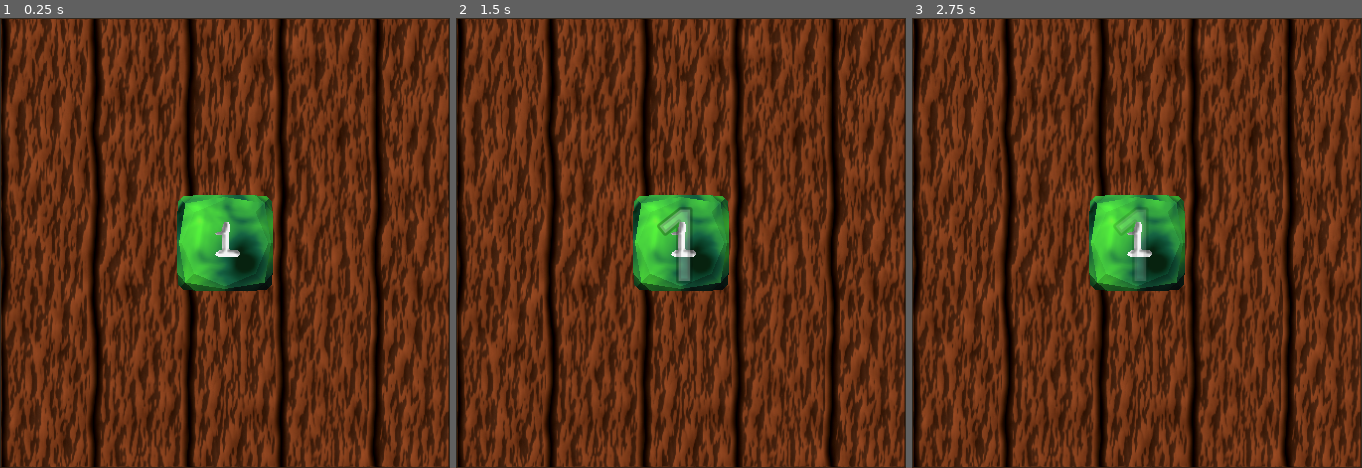
Above: before the commit, frames 1-3 (left to right).
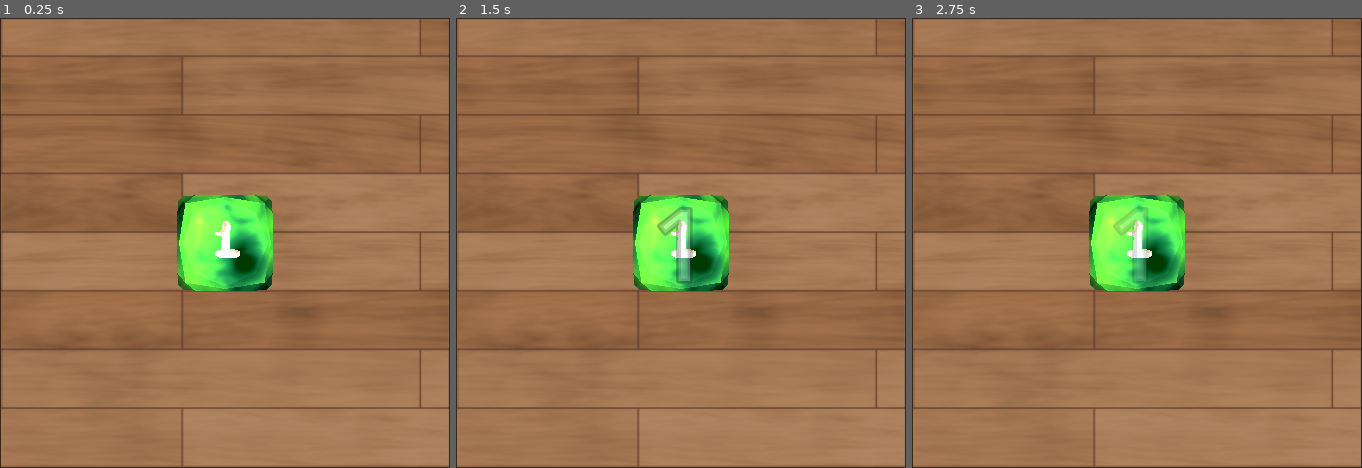
Above: after the commit, the same moments.

Repository: A31Nesta/OptiDice
Game: Godot game, scene res://scn/Dice2.tscn
The game is run twice, just before and just after one commit, with the same random seed, the same clock (stepped at 60 frames per second) and the same inputs.
Inputs (mouse positions are in pixels of both pictures, inside the frame that each line leads up to):
- Up to frame 1 (0.25 s): no input
- Up to frame 2 (1.5 s): tap Enter at 0.5 s; move the mouse to (780, 220) at 0.52 s; click (780, 220) at 0.67 s; move the mouse to (591, 265) at 1.27 s; click (591, 265) at 1.42 s
- Up to frame 3 (2.75 s): tap Space at 2 s; move the mouse to (1182, 144) at 2.02 s; click (1182, 144) at 2.17 s

The runs differ from the first frame. In frame 1, 99% of the frame differs, in the area x 0-100%, y 0-100%; in frame 2, 99%; in frame 3, 99%.

Commit message:
overhaul graphics

Diff:
--- a/DiceObjects/coin.tscn
+++ b/DiceObjects/coin.tscn
@@ -1,7 +1,7 @@
 [gd_scene load_steps=5 format=3 uid="uid://c24wlwrq0dsdl"]
 
 [ext_resource type="Script" path="res://scn/DieController.gd" id="1_35evc"]
-[ext_resource type="Material" uid="uid://idlowosrwaq1" path="res://Dice/Materials/Coin.tres" id="2_ij3ir"]
+[ext_resource type="Material" uid="uid://cn8hj6p2l0sx2" path="res://Shaders/shader_coin.tres" id="2_xr4cv"]
 [ext_resource type="ArrayMesh" uid="uid://bcwjylnvoqfwp" path="res://Dice/coin/coin.obj" id="3_7s6l3"]
 
 [sub_resource type="ConvexPolygonShape3D" id="ConvexPolygonShape3D_c8dbf"]
@@ -15,7 +15,7 @@
 
 [node name="Mdl" type="MeshInstance3D" parent="."]
 transform = Transform3D(1.5, 0, 0, 0, 1.5, 0, 0, 0, 1.5, 0, 0, 0)
-material_override = ExtResource("2_ij3ir")
+material_override = ExtResource("2_xr4cv")
 mesh = ExtResource("3_7s6l3")
 
 [node name="CollisionShape3D" type="CollisionShape3D" parent="."]
--- a/DiceObjects/d100_rb.tscn
+++ b/DiceObjects/d100_rb.tscn
@@ -1,16 +1,10 @@
-[gd_scene load_steps=8 format=3 uid="uid://bts7dufpws2fa"]
+[gd_scene load_steps=7 format=3 uid="uid://bts7dufpws2fa"]
 
 [ext_resource type="Script" path="res://scn/DieController.gd" id="1_tkmt3"]
+[ext_resource type="Material" uid="uid://em1uf3y3prda" path="res://Shaders/shader_rad.tres" id="2_dn7mk"]
 [ext_resource type="ArrayMesh" uid="uid://dtn2yl1vjy45k" path="res://Dice/D10/D10.obj" id="2_mh11r"]
-[ext_resource type="Texture2D" uid="uid://8c4tpm8sosxm" path="res://Dice/D10/D10-L-Rad.png" id="3_e2fsb"]
-[ext_resource type="Material" uid="uid://djt75ywjw4ipc" path="res://Dice/nums.tres" id="4_eqyus"]
+[ext_resource type="Material" uid="uid://dq2frxlmu7718" path="res://Shaders/shader_nums.tres" id="4_uwi01"]
 [ext_resource type="ArrayMesh" uid="uid://t3tp3ht1norm" path="res://Dice/D10/D100n.obj" id="5_57ye8"]
-
-[sub_resource type="StandardMaterial3D" id="StandardMaterial3D_yaa3c"]
-shading_mode = 2
-diffuse_mode = 1
-specular_mode = 2
-albedo_texture = ExtResource("3_e2fsb")
 
 [sub_resource type="ConvexPolygonShape3D" id="ConvexPolygonShape3D_omi1b"]
 points = PackedVector3Array(-0.0219502, -0.125049, 1.24981, -1.26362e-05, -1.25, -9.50098e-05, 0.734665, 0.124804, 1.01 …(285 unchanged characters)…
@@ -24,11 +18,11 @@
 values = [10, 20, 30, 40, 50, 60, 70, 80, 90, 0]
 
 [node name="Mdl" type="MeshInstance3D" parent="."]
-material_override = SubResource("StandardMaterial3D_yaa3c")
+material_override = ExtResource("2_dn7mk")
 mesh = ExtResource("2_mh11r")
 
 [node name="D100n" type="MeshInstance3D" parent="Mdl"]
-material_override = ExtResource("4_eqyus")
+material_override = ExtResource("4_uwi01")
 mesh = ExtResource("5_57ye8")
 skeleton = NodePath("../..")
 
--- a/DiceObjects/d10_rb.tscn
+++ b/DiceObjects/d10_rb.tscn
@@ -1,16 +1,10 @@
-[gd_scene load_steps=8 format=3 uid="uid://baiqk7xgo1yb4"]
+[gd_scene load_steps=7 format=3 uid="uid://baiqk7xgo1yb4"]
 
 [ext_resource type="Script" path="res://scn/DieController.gd" id="1_cpmq6"]
 [ext_resource type="ArrayMesh" uid="uid://dtn2yl1vjy45k" path="res://Dice/D10/D10.obj" id="2_fy5g6"]
-[ext_resource type="Texture2D" uid="uid://8c4tpm8sosxm" path="res://Dice/D10/D10-L-Rad.png" id="3_77q5x"]
-[ext_resource type="Material" uid="uid://djt75ywjw4ipc" path="res://Dice/nums.tres" id="4_1dvv0"]
+[ext_resource type="Material" uid="uid://em1uf3y3prda" path="res://Shaders/shader_rad.tres" id="2_vsns7"]
+[ext_resource type="Material" uid="uid://dq2frxlmu7718" path="res://Shaders/shader_nums.tres" id="4_s073l"]
 [ext_resource type="ArrayMesh" uid="uid://cl86ar28lq6dc" path="res://Dice/D10/D10n.obj" id="5_ivy34"]
-
-[sub_resource type="StandardMaterial3D" id="StandardMaterial3D_gmiwy"]
-shading_mode = 2
-diffuse_mode = 1
-specular_mode = 2
-albedo_texture = ExtResource("3_77q5x")
 
 [sub_resource type="ConvexPolygonShape3D" id="ConvexPolygonShape3D_hbt3i"]
 points = PackedVector3Array(-0.0219502, -0.125049, 1.24981, -1.26362e-05, -1.25, -9.50098e-05, 0.734665, 0.124804, 1.01 …(285 unchanged characters)…
@@ -24,11 +18,11 @@
 values = [1, 2, 3, 4, 5, 6, 7, 8, 9, 0]
 
 [node name="Mdl" type="MeshInstance3D" parent="."]
-material_override = SubResource("StandardMaterial3D_gmiwy")
+material_override = ExtResource("2_vsns7")
 mesh = ExtResource("2_fy5g6")
 
 [node name="D10n" type="MeshInstance3D" parent="Mdl"]
-material_override = ExtResource("4_1dvv0")
+material_override = ExtResource("4_s073l")
 mesh = ExtResource("5_ivy34")
 skeleton = NodePath("../..")
 
--- a/DiceObjects/d12_rb.tscn
+++ b/DiceObjects/d12_rb.tscn
@@ -1,16 +1,10 @@
-[gd_scene load_steps=8 format=3 uid="uid://dasq4pg8dxfjc"]
+[gd_scene load_steps=7 format=3 uid="uid://dasq4pg8dxfjc"]
 
 [ext_resource type="Script" path="res://scn/DieController.gd" id="1_hml6g"]
-[ext_resource type="Texture2D" uid="uid://cctttor61vork" path="res://Dice/D12/D12-L-Rad.png" id="2_5rmv3"]
+[ext_resource type="Material" uid="uid://em1uf3y3prda" path="res://Shaders/shader_rad.tres" id="2_sx6wg"]
 [ext_resource type="ArrayMesh" uid="uid://beq5ks848ey6k" path="res://Dice/D12/D12.obj" id="3_b43g7"]
-[ext_resource type="Material" uid="uid://djt75ywjw4ipc" path="res://Dice/nums.tres" id="4_7nojb"]
+[ext_resource type="Material" uid="uid://dq2frxlmu7718" path="res://Shaders/shader_nums.tres" id="4_mw5ay"]
 [ext_resource type="ArrayMesh" uid="uid://bymdoayxfxw45" path="res://Dice/D12/D12n.obj" id="5_1wjpa"]
-
-[sub_resource type="StandardMaterial3D" id="StandardMaterial3D_uvxnf"]
-shading_mode = 2
-diffuse_mode = 1
-specular_mode = 2
-albedo_texture = ExtResource("2_5rmv3")
 
 [sub_resource type="ConvexPolygonShape3D" id="ConvexPolygonShape3D_ccjte"]
 points = PackedVector3Array(0, 1.40126, 0.53521, 0.53521, 0, 1.40126, 0.865773, 0.865773, 0.865773, 1.40126, 0.53521, 0 …(430 unchanged characters)…
@@ -24,11 +18,11 @@
 values = [1, 2, 3, 4, 5, 6, 7, 8, 9, 10, 11, 12]
 
 [node name="Mdl" type="MeshInstance3D" parent="."]
-material_override = SubResource("StandardMaterial3D_uvxnf")
+material_override = ExtResource("2_sx6wg")
 mesh = ExtResource("3_b43g7")
 
 [node name="D12n" type="MeshInstance3D" parent="Mdl"]
-material_override = ExtResource("4_7nojb")
+material_override = ExtResource("4_mw5ay")
 mesh = ExtResource("5_1wjpa")
 skeleton = NodePath("../..")
 
--- a/DiceObjects/d20_rb.tscn
+++ b/DiceObjects/d20_rb.tscn
@@ -1,16 +1,10 @@
-[gd_scene load_steps=8 format=3 uid="uid://vfuin508ias1"]
+[gd_scene load_steps=7 format=3 uid="uid://vfuin508ias1"]
 
 [ext_resource type="Script" path="res://scn/DieController.gd" id="1_ihcki"]
-[ext_resource type="Texture2D" uid="uid://cy1vi6tlg6vk7" path="res://Dice/D20/D20-L-Rad.png" id="2_w6u8a"]
+[ext_resource type="Material" uid="uid://em1uf3y3prda" path="res://Shaders/shader_rad.tres" id="2_ve7v5"]
 [ext_resource type="ArrayMesh" uid="uid://cucfambeg4yc6" path="res://Dice/D20/D20.obj" id="3_3m8y7"]
-[ext_resource type="Material" uid="uid://djt75ywjw4ipc" path="res://Dice/nums.tres" id="4_6bofr"]
+[ext_resource type="Material" uid="uid://dq2frxlmu7718" path="res://Shaders/shader_nums.tres" id="4_xvk5n"]
 [ext_resource type="ArrayMesh" uid="uid://b8vijk161tyq1" path="res://Dice/D20/D20n.obj" id="5_y03pk"]
-
-[sub_resource type="StandardMaterial3D" id="StandardMaterial3D_yt2an"]
-shading_mode = 2
-diffuse_mode = 1
-specular_mode = 2
-albedo_texture = ExtResource("2_w6u8a")
 
 [sub_resource type="ConvexPolygonShape3D" id="ConvexPolygonShape3D_eyykk"]
 points = PackedVector3Array(0.788367, 1.27598, 0, 1.27598, 0, -0.788617, 0, 0.788367, -1.27598, -0.788617, 1.27598, 0,  …(184 unchanged characters)…
@@ -24,11 +18,11 @@
 values = [1, 2, 3, 4, 5, 6, 7, 8, 9, 10, 11, 12, 13, 14, 15, 16, 17, 18, 19, 20]
 
 [node name="Mdl" type="MeshInstance3D" parent="."]
-material_override = SubResource("StandardMaterial3D_yt2an")
+material_override = ExtResource("2_ve7v5")
 mesh = ExtResource("3_3m8y7")
 
 [node name="D20n" type="MeshInstance3D" parent="Mdl"]
-material_override = ExtResource("4_6bofr")
+material_override = ExtResource("4_xvk5n")
 mesh = ExtResource("5_y03pk")
 skeleton = NodePath("../..")
 
--- a/DiceObjects/d4_rb.tscn
+++ b/DiceObjects/d4_rb.tscn
@@ -1,16 +1,10 @@
-[gd_scene load_steps=8 format=3 uid="uid://c4cjrnvakqtd5"]
+[gd_scene load_steps=7 format=3 uid="uid://c4cjrnvakqtd5"]
 
 [ext_resource type="Script" path="res://scn/DieController.gd" id="1_2k7k7"]
-[ext_resource type="Texture2D" uid="uid://b813g0n0u1krs" path="res://Dice/D4/D4-L-Rad.png" id="2_3nig2"]
+[ext_resource type="Material" uid="uid://em1uf3y3prda" path="res://Shaders/shader_rad.tres" id="2_wo0y0"]
 [ext_resource type="ArrayMesh" uid="uid://tmhmd2ksde1k" path="res://Dice/D4/D4.obj" id="3_iwjip"]
-[ext_resource type="Material" uid="uid://djt75ywjw4ipc" path="res://Dice/nums.tres" id="4_tyvbf"]
+[ext_resource type="Material" uid="uid://dq2frxlmu7718" path="res://Shaders/shader_nums.tres" id="4_po7mi"]
 [ext_resource type="ArrayMesh" uid="uid://dl2pxya735r36" path="res://Dice/D4/D4n.obj" id="5_1xyqm"]
-
-[sub_resource type="StandardMaterial3D" id="StandardMaterial3D_0utp1"]
-shading_mode = 2
-diffuse_mode = 1
-specular_mode = 2
-albedo_texture = ExtResource("2_3nig2")
 
 [sub_resource type="ConvexPolygonShape3D" id="ConvexPolygonShape3D_gohv1"]
 points = PackedVector3Array(1.41421, -0.5, 0, -0.707107, -0.5, 1.22475, -0.707107, -0.5, -1.22475, -6.9201e-05, 1.5, 0)
@@ -24,11 +18,11 @@
 values = [1, 2, 3, 4]
 
 [node name="Mdl" type="MeshInstance3D" parent="."]
-material_override = SubResource("StandardMaterial3D_0utp1")
+material_override = ExtResource("2_wo0y0")
 mesh = ExtResource("3_iwjip")
 
 [node name="D4n" type="MeshInstance3D" parent="Mdl"]
-material_override = ExtResource("4_tyvbf")
+material_override = ExtResource("4_po7mi")
 mesh = ExtResource("5_1xyqm")
 skeleton = NodePath("../..")
 
--- a/DiceObjects/d6_rb.tscn
+++ b/DiceObjects/d6_rb.tscn
@@ -1,16 +1,10 @@
-[gd_scene load_steps=8 format=3 uid="uid://buaiqsd1s5hj3"]
+[gd_scene load_steps=7 format=3 uid="uid://buaiqsd1s5hj3"]
 
 [ext_resource type="Script" path="res://scn/DieController.gd" id="1_6t6n5"]
-[ext_resource type="Texture2D" uid="uid://baubqldpwv7y7" path="res://Dice/D6/D6-L-Rad.png" id="2_iwtt7"]
+[ext_resource type="Material" uid="uid://em1uf3y3prda" path="res://Shaders/shader_rad.tres" id="2_b1nuw"]
 [ext_resource type="ArrayMesh" uid="uid://dqu8fdtf224hi" path="res://Dice/D6/D6.obj" id="3_rw4jk"]
-[ext_resource type="Material" uid="uid://djt75ywjw4ipc" path="res://Dice/nums.tres" id="4_4ga0b"]
+[ext_resource type="Material" uid="uid://dq2frxlmu7718" path="res://Shaders/shader_nums.tres" id="4_dbrwa"]
 [ext_resource type="ArrayMesh" uid="uid://nspu1o2jhthk" path="res://Dice/D6/D6n.obj" id="5_fwlxs"]
-
-[sub_resource type="StandardMaterial3D" id="StandardMaterial3D_rb0y8"]
-shading_mode = 2
-diffuse_mode = 1
-specular_mode = 2
-albedo_texture = ExtResource("2_iwtt7")
 
 [sub_resource type="BoxShape3D" id="BoxShape3D_qkwm8"]
 size = Vector3(2, 2, 2)
@@ -24,11 +18,11 @@
 values = [1, 2, 3, 4, 5, 6]
 
 [node name="Mdl" type="MeshInstance3D" parent="."]
-material_override = SubResource("StandardMaterial3D_rb0y8")
+material_override = ExtResource("2_b1nuw")
 mesh = ExtResource("3_rw4jk")
 
 [node name="D6n" type="MeshInstance3D" parent="Mdl"]
-material_override = ExtResource("4_4ga0b")
+material_override = ExtResource("4_dbrwa")
 mesh = ExtResource("5_fwlxs")
 skeleton = NodePath("../..")
 
--- a/DiceObjects/d8_rb.tscn
+++ b/DiceObjects/d8_rb.tscn
@@ -1,16 +1,10 @@
-[gd_scene load_steps=8 format=3 uid="uid://cgjlbh1luxfde"]
+[gd_scene load_steps=7 format=3 uid="uid://cgjlbh1luxfde"]
 
 [ext_resource type="Script" path="res://scn/DieController.gd" id="1_h7qih"]
-[ext_resource type="Texture2D" uid="uid://cq0v5iodkmw1c" path="res://Dice/D8/D8-L-Rad.png" id="2_ba60d"]
+[ext_resource type="Material" uid="uid://em1uf3y3prda" path="res://Shaders/shader_rad.tres" id="2_2dj1n"]
 [ext_resource type="ArrayMesh" uid="uid://b6gco31ayya2n" path="res://Dice/D8/D8.obj" id="3_08mh2"]
-[ext_resource type="Material" uid="uid://djt75ywjw4ipc" path="res://Dice/nums.tres" id="4_tyvbf"]
+[ext_resource type="Material" uid="uid://dq2frxlmu7718" path="res://Shaders/shader_nums.tres" id="4_by5yh"]
 [ext_resource type="ArrayMesh" uid="uid://ddruohtjvy2a1" path="res://Dice/D8/D8n.obj" id="5_5y5ju"]
-
-[sub_resource type="StandardMaterial3D" id="StandardMaterial3D_u4iq6"]
-shading_mode = 2
-diffuse_mode = 1
-specular_mode = 2
-albedo_texture = ExtResource("2_ba60d")
 
 [sub_resource type="ConvexPolygonShape3D" id="ConvexPolygonShape3D_ea3jk"]
 points = PackedVector3Array(0, 1.5, 0, 1.5, 0, 0, 0, 0, -1.5, -1.5, 0, 0, 0, 0, 1.5, 0, -1.5, 0)
@@ -24,11 +18,11 @@
 values = [1, 2, 3, 4, 5, 6, 7, 8]
 
 [node name="Mdl" type="MeshInstance3D" parent="."]
-material_override = SubResource("StandardMaterial3D_u4iq6")
+material_override = ExtResource("2_2dj1n")
 mesh = ExtResource("3_08mh2")
 
 [node name="D8n" type="MeshInstance3D" parent="Mdl"]
-material_override = ExtResource("4_tyvbf")
+material_override = ExtResource("4_by5yh")
 mesh = ExtResource("5_5y5ju")
 skeleton = NodePath("../..")
 
--- /dev/null
+++ b/Shaders/diceShader.gdshader
@@ -0,0 +1,48 @@
+shader_type spatial;
+
+render_mode unshaded, fog_disabled;
+
+uniform sampler2D albedoTex;
+
+void vertex() {
+	float ambient = 0.2f;
+	float diff = max(dot(MODEL_NORMAL_MATRIX*NORMAL, vec3(0.0, 1.0, 0.0)),0.0f);
+
+	float lightIntensity = ambient + diff;
+	COLOR = vec4(lightIntensity, lightIntensity, lightIntensity, 1.0f);
+}
+
+void fragment() {
+	// Texture
+	vec4 textureColor = texture(albedoTex, UV);
+
+	// Discard fragment when alpha is low
+	if (textureColor.a < 0.2f) {
+		discard;
+	}
+
+	// Position of fragment
+	vec4 pos4 = INV_VIEW_MATRIX * vec4(VERTEX, 1.0);
+	vec3 pos = vec3(pos4.x, pos4.y, pos4.z);
+
+	// lighting based on height
+	float lightMult = 0.0f;
+	const float HEIGHT_THRESHOLD = 3.0f;
+	if (pos.y < HEIGHT_THRESHOLD) {
+		lightMult = HEIGHT_THRESHOLD - pos.y;
+		lightMult = clamp(lightMult, 0.0, 1.0);
+	}
+
+	// Bottom light color
+	vec3 bottomLight = vec3(0.788,0.717,0.588);
+	// Overlay light
+	vec3 light = vec3(1.0+lightMult) * mix(vec3(1.0), bottomLight, lightMult);
+
+
+	ALBEDO = texture(albedoTex, UV).rgb * COLOR.rgb * light;
+}
+
+//void light() {
+	// Called for every pixel for every light affecting the material.
+	// Uncomment to replace the default light processing function with this one.
+//}
--- /dev/null
+++ b/Shaders/shader_coin.tres
@@ -0,0 +1,9 @@
+[gd_resource type="ShaderMaterial" load_steps=3 format=3 uid="uid://cn8hj6p2l0sx2"]
+
+[ext_resource type="Shader" path="res://Shaders/diceShader.gdshader" id="1_ws4ym"]
+[ext_resource type="Texture2D" uid="uid://c2o6shgiknj3x" path="res://Dice/coin/coinBothSides.png" id="2_mguv8"]
+
+[resource]
+render_priority = 0
+shader = ExtResource("1_ws4ym")
+shader_parameter/albedoTex = ExtResource("2_mguv8")
--- /dev/null
+++ b/Shaders/shader_col.tres
@@ -0,0 +1,9 @@
+[gd_resource type="ShaderMaterial" load_steps=3 format=3 uid="uid://cf0fkpk2dqbyi"]
+
+[ext_resource type="Shader" path="res://Shaders/diceShader.gdshader" id="1_yinfh"]
+[ext_resource type="Texture2D" uid="uid://vdmt2prdjo36" path="res://Dice/Materials/Col.png" id="2_epqhh"]
+
+[resource]
+render_priority = 0
+shader = ExtResource("1_yinfh")
+shader_parameter/albedoTex = ExtResource("2_epqhh")
--- /dev/null
+++ b/Shaders/shader_mag.tres
@@ -0,0 +1,9 @@
+[gd_resource type="ShaderMaterial" load_steps=3 format=3 uid="uid://bqxsjonp3eu5a"]
+
+[ext_resource type="Shader" path="res://Shaders/diceShader.gdshader" id="1_171n8"]
+[ext_resource type="Texture2D" uid="uid://byyajus4htpu1" path="res://Dice/Materials/Mag.png" id="2_5xdin"]
+
+[resource]
+render_priority = 0
+shader = ExtResource("1_171n8")
+shader_parameter/albedoTex = ExtResource("2_5xdin")
--- /dev/null
+++ b/Shaders/shader_nums.tres
@@ -0,0 +1,9 @@
+[gd_resource type="ShaderMaterial" load_steps=3 format=3 uid="uid://dq2frxlmu7718"]
+
+[ext_resource type="Shader" path="res://Shaders/diceShader.gdshader" id="1_04rpv"]
+[ext_resource type="Texture2D" uid="uid://bwotc30gw6olf" path="res://Dice/Numbers.png" id="2_r7ust"]
+
+[resource]
+render_priority = 0
+shader = ExtResource("1_04rpv")
+shader_parameter/albedoTex = ExtResource("2_r7ust")
--- /dev/null
+++ b/Shaders/shader_rad.tres
@@ -0,0 +1,9 @@
+[gd_resource type="ShaderMaterial" load_steps=3 format=3 uid="uid://em1uf3y3prda"]
+
+[ext_resource type="Shader" path="res://Shaders/diceShader.gdshader" id="1_2n30f"]
+[ext_resource type="Texture2D" uid="uid://dwds7lwen36dy" path="res://Dice/Materials/Rad.png" id="2_y0tgk"]
+
+[resource]
+render_priority = 0
+shader = ExtResource("1_2n30f")
+shader_parameter/albedoTex = ExtResource("2_y0tgk")
--- a/scn/DiceManager.gd
+++ b/scn/DiceManager.gd
@@ -61,9 +61,9 @@
 		reloadMaterials()
 
 	# We add the possible materials to the array
-	diceMaterials.push_back(preload("res://Dice/Materials/Rad.tres"))
-	diceMaterials.push_back(preload("res://Dice/Materials/Mag.tres"))
-	diceMaterials.push_back(preload("res://Dice/Materials/Col.tres"))
+	diceMaterials.push_back(preload("res://Shaders/shader_rad.tres"))
+	diceMaterials.push_back(preload("res://Shaders/shader_mag.tres"))
+	diceMaterials.push_back(preload("res://Shaders/shader_col.tres"))
 
 	# Put a d6 by default
 	addDice(d6, 1)
Not shown, changed: Dice/D10/D10.obj.import
Not shown, changed: Dice/D10/D100n.obj.import
Not shown, changed: Dice/D10/D10n.obj.import
Not shown, changed: Dice/D12/D12.obj.import
Not shown, changed: Dice/D12/D12n.obj.import
Not shown, changed: Dice/D20/D20.obj.import
Not shown, changed: Dice/D20/D20n.obj.import
Not shown, changed: Dice/D4/D4.obj.import
Not shown, changed: Dice/D4/D4n.obj.import
Not shown, changed: Dice/D6/D6.obj.import
Not shown, changed: Dice/D6/D6n.obj.import
Not shown, changed: Dice/D8/D8.obj.import
(and 32 more such lines)
